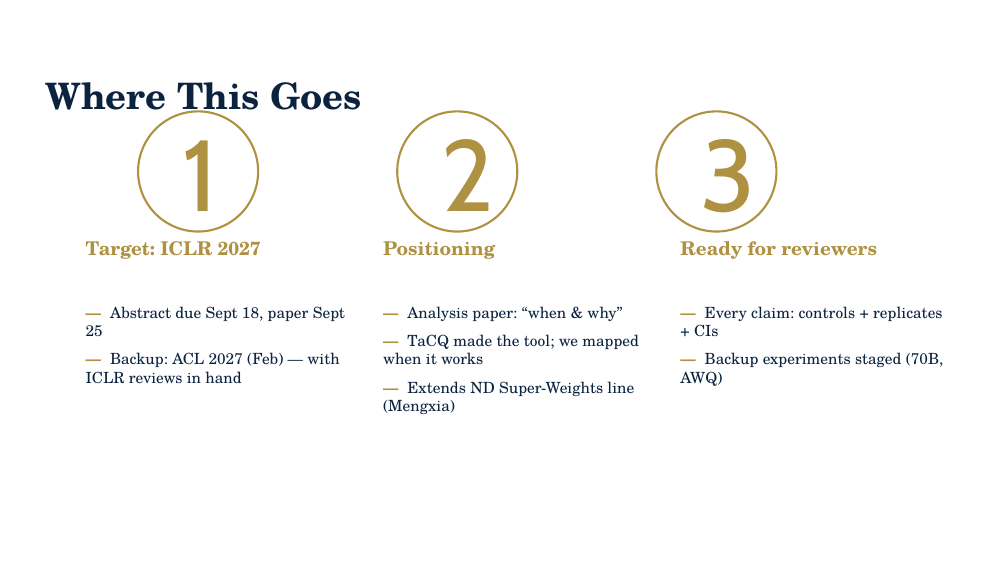
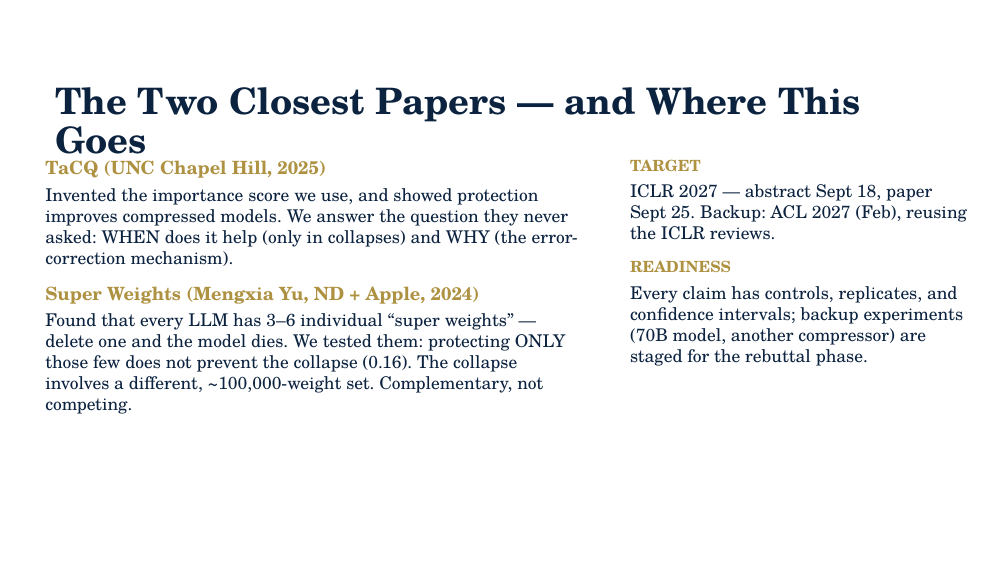
Before and after one commit to JiahaoZheng24/Instruction-Following-Attention-Head-Sensitive, a slide deck: slide 9 of paper/IFH_advisor_update_2026-09-03.pptx. Drawn at 1008x568 pixels with LibreOffice and Linux fonts; fonts in the diff are those of the drawing; background and template pictures are left out. Boxes give left, top, right and bottom in pixels: in the first picture for what was removed or moved away, otherwise in the second. Text is boxed around its words. In the diff, an @@ line names an element or a change of style, - is before the commit and + after.

```diff
--- a/paper/IFH_advisor_update_2026-09-03.pptx
+++ b/paper/IFH_advisor_update_2026-09-03.pptx
@@ title at box(55, 87, 861, 166): text changed @@
-Where This Goes
+The Two Closest Papers — and Where This Goes
@@ ellipse removed at box(138, 111, 258, 231) @@
@@ ellipse removed at box(397, 111, 517, 231) @@
@@ ellipse removed at box(656, 111, 776, 231) @@
@@ text removed at box(182, 140, 218, 233) @@
-1
@@ text removed at box(441, 139, 494, 233) @@
-2
@@ text removed at box(701, 127, 756, 233) @@
-3
@@ text added at box(45, 160, 578, 414), 12.5 pt, text #0C2340 @@
+TaCQ (UNC Chapel Hill, 2025)
+Invented the importance score we use, and showed protection improves compressed models. We answer the question they never asked: WHEN does it help (only in collapses) and WHY (the error-correction mechanism).
+Super Weights (Mengxia Yu, ND + Apple, 2024)
+Found that every LLM has 3–6 individual “super weights” — delete one and the model dies. We tested them: protecting ONLY those few does not prevent the collapse (0.16). The collapse involves a different, ~100,000-weight set. Complementary, not competing.
@@ text added at box(630, 159, 964, 366), 12.5 pt, text #0C2340 @@
+TARGET
+ICLR 2027 — abstract Sept 18, paper Sept 25. Backup: ACL 2027 (Feb), reusing the ICLR reviews.
+READINESS
+Every claim has controls, replicates, and confidence intervals; backup experiments (70B model, another compressor) are staged for the rebuttal phase.
@@ text removed at box(86, 241, 261, 259) @@
-Target: ICLR 2027
@@ text removed at box(383, 241, 495, 259) @@
-Positioning
@@ text removed at box(680, 241, 877, 259) @@
-Ready for reviewers
@@ text removed at box(86, 306, 345, 384) @@
-— Abstract due Sept 18, paper Sept 25
-— Backup: ACL 2027 (Feb) — with ICLR reviews in hand
@@ text removed at box(383, 306, 639, 414) @@
-— Analysis paper: “when & why”
-— TaCQ made the tool; we mapped when it works
-— Extends ND Super-Weights line (Mengxia)
@@ text removed at box(680, 306, 944, 386) @@
-— Every claim: controls + replicates + CIs
-— Backup experiments staged (70B, AWQ)
```
Also in this commit, not shown: 4 other slides changed.
